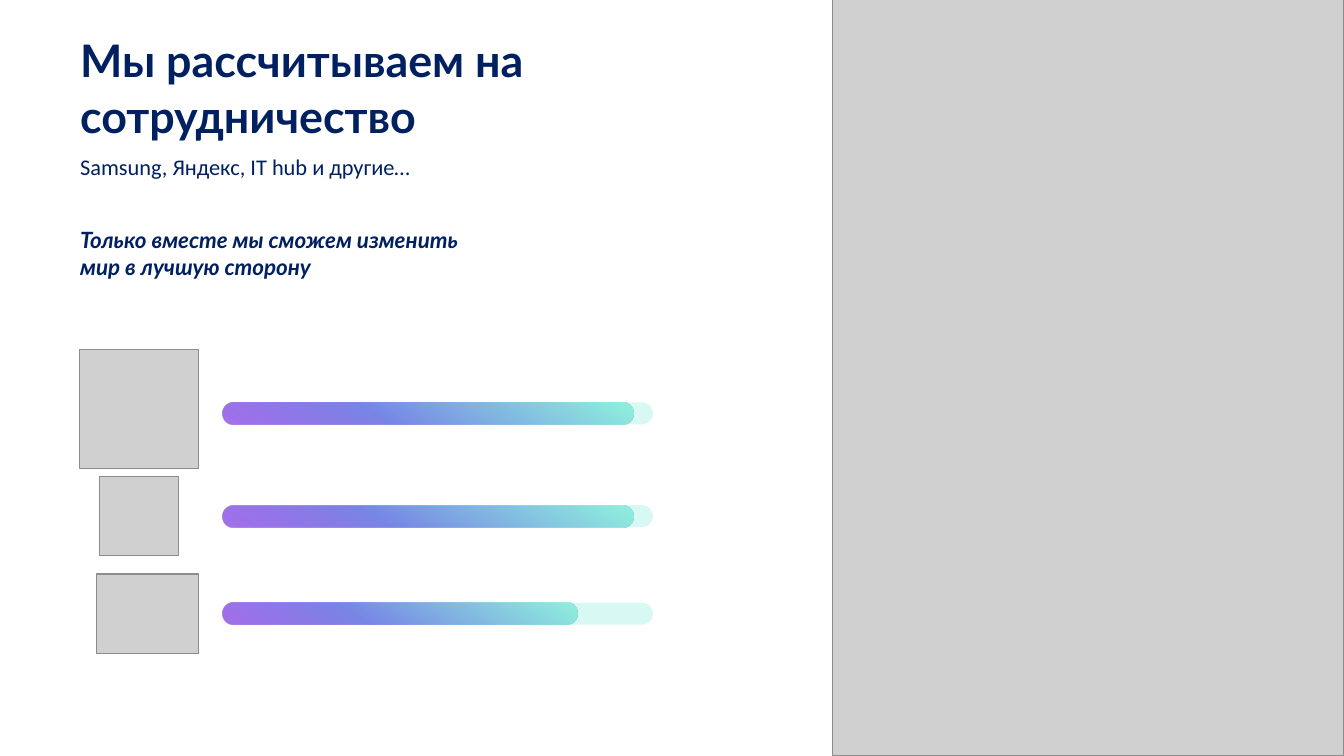
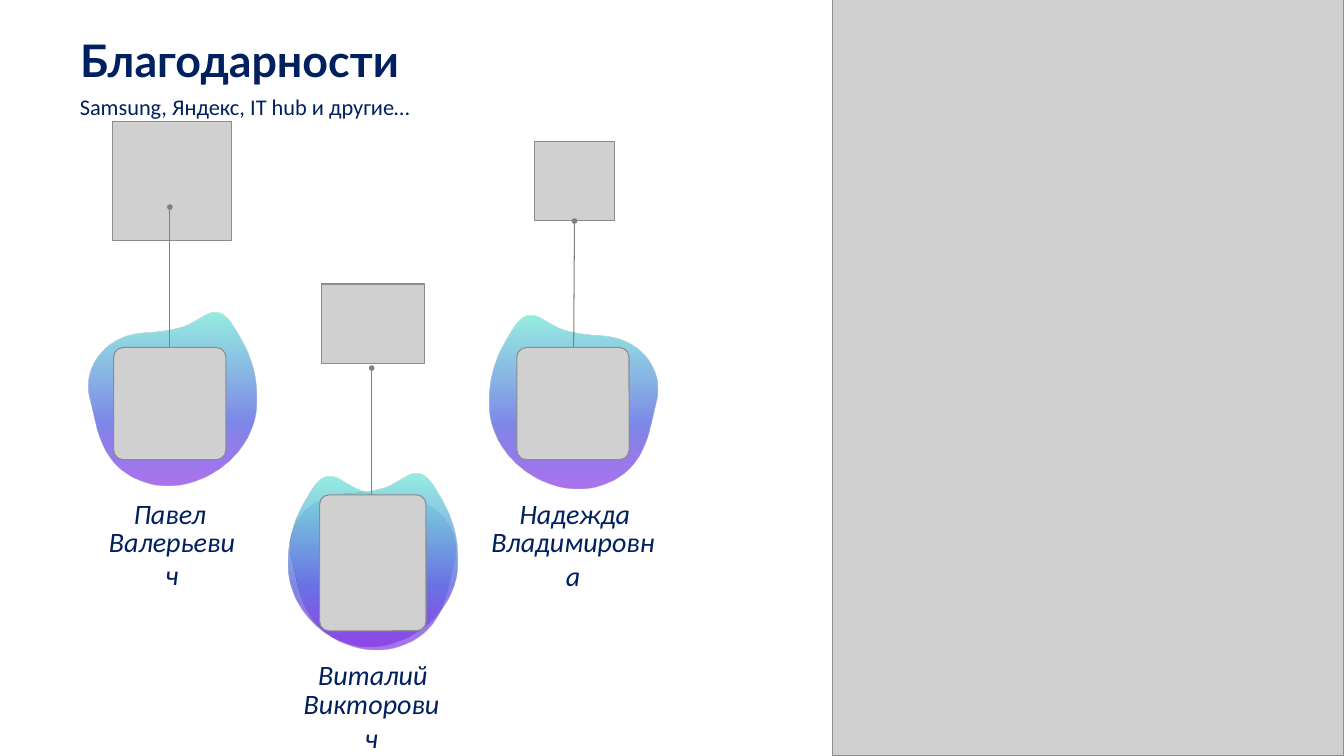
Before and after one commit to romka-best/NeoBrain_App, a slide deck: slide 14 of NeoBrain.pptx. Drawn at 1344x756 pixels with LibreOffice and Linux fonts; fonts in the diff are those of the drawing; grey boxes stand for pictures. Boxes give left, top, right and bottom in pixels: in the first picture for what was removed or moved away, otherwise in the second. Text is boxed around its words. In the diff, an @@ line names an element or a change of style, - is before the commit and + after.

```diff
--- a/NeoBrain.pptx
+++ b/NeoBrain.pptx
@@ text at [80, 44, 399, 85]: text changed @@
-Мы рассчитываем на сотрудничество
+Благодарности
@@ text "Samsung, Яндекс, IT hub и ...": place and size @@
-text "Samsung, Яндекс, IT hub и ..." at [80, 159, 409, 179]
+text "Samsung, Яндекс, IT hub и ..." at [80, 99, 409, 119]
@@ picture: place and size @@
-picture at [80, 350, 199, 469]
+picture at [113, 122, 232, 241]
@@ picture: place and size @@
-picture at [100, 477, 179, 557]
+picture at [535, 142, 615, 222]
@@ arrow added from (170, 438) to (170, 207), #808080 0.75 pt @@
@@ text removed at [80, 231, 458, 279] @@
-Только вместе мы сможем изменить мир в лучшую сторону
@@ arrow added from (574, 438) to (575, 221), #808080 0.75 pt @@
@@ picture: place and size @@
-picture at [96, 574, 199, 653]
+picture at [322, 284, 424, 364]
@@ freeform shape added at [83, 304, 257, 496], fill gradient #7CEFD8 to #6672E4 to #882BE5 @@
@@ freeform shape added at [489, 308, 663, 499], fill gradient #7CEFD8 to #6672E4 to #882BE5 @@
@@ picture added at [114, 348, 226, 460] @@
@@ picture added at [517, 348, 629, 460] @@
@@ arrow added from (372, 598) to (372, 368), #808080 0.75 pt @@
@@ freeform shape added at [284, 466, 459, 657], fill gradient #7CEFD8 to #6672E4 to #882BE5 @@
@@ freeform shape added at [287, 469, 462, 660], fill gradient #7CEFD8 to #6672E4 to #882BE5 @@
@@ text added at [134, 506, 206, 525], 20 pt, text #002060, italic @@
+Павел
@@ picture added at [320, 495, 426, 631] @@
@@ text added at [520, 506, 631, 529], 20 pt, text #002060, italic @@
+Надежда
@@ text added at [103, 524, 242, 559], 20 pt, text #002060, italic @@
+Валерьевич
@@ text added at [485, 525, 660, 560], 20 pt, text #002060, italic @@
+Владимировна
@@ group removed at [222, 402, 652, 625]: 6 rounded rectangles @@
@@ text added at [298, 687, 446, 721], 20 pt, text #002060, italic @@
+Викторович
@@ text added at [318, 666, 427, 686], 20 pt, text #002060, italic @@
+Виталий
```
Also in this commit, not shown: 6 other slides changed, 1 slide added, 1 slide removed, 27 other files.
